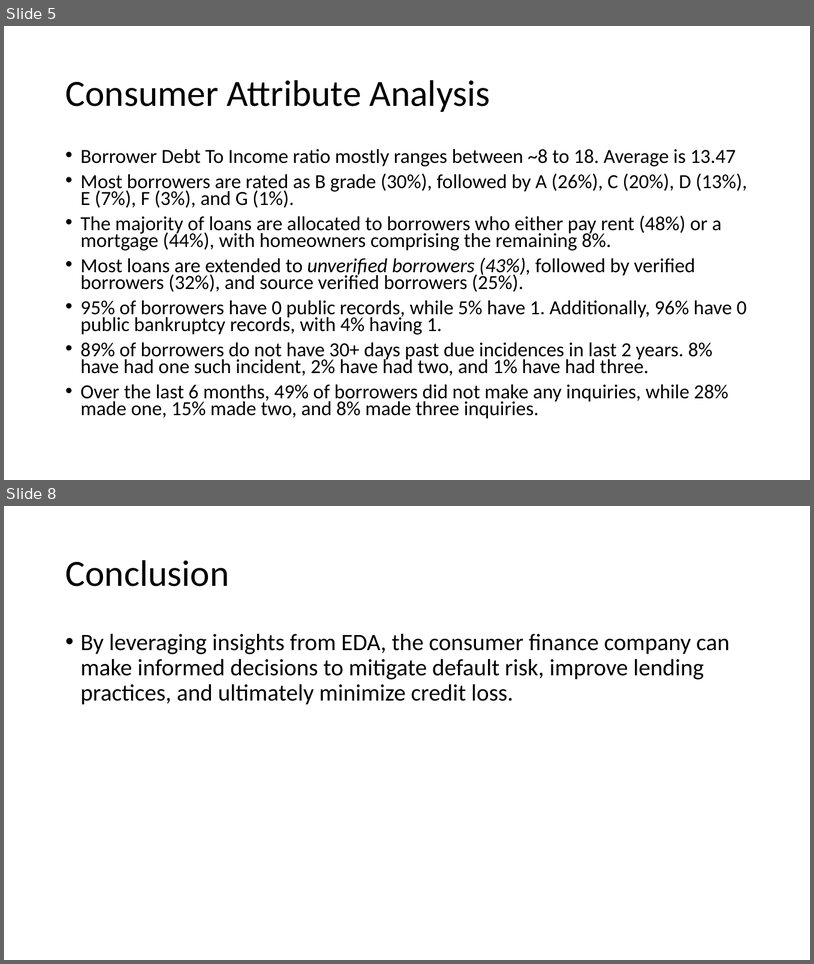
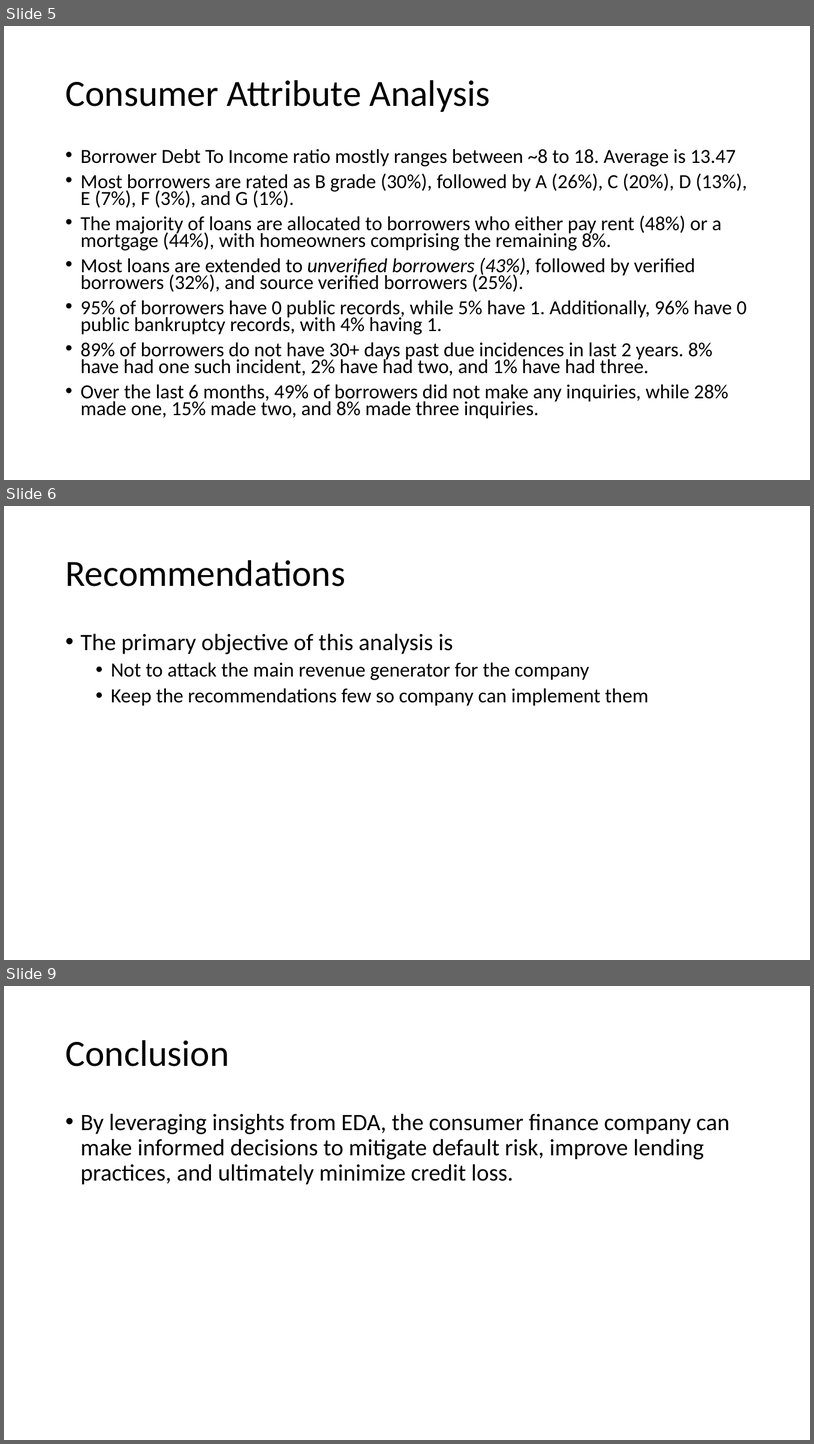
Before and after one commit to sivavaddadi/LendingClubCaseStudy, a slide deck: Lending_Club_Case_Study.pptx. Shown one above the other, each under a label of ours: slides 5 and 8 before the commit, slides 5, 6 and 9 after it; the slides between them are not shown. The pictures are 814x964 and 814x1444 pixels, drawn with LibreOffice and Linux fonts; fonts in the diff are those of the drawing. Boxes give left, top, right and bottom in pixels: in the first picture for what was removed or moved away, otherwise in the second. Text is boxed around its words. In the diff, an @@ line names an element or a change of style, - is before the commit and + after.

Commit message:
updated analysis report

```diff
--- a/Lending_Club_Case_Study.pptx
+++ b/Lending_Club_Case_Study.pptx
@@ slide 6 added at [4, 506, 810, 960], background #FFFFFF @@
@@ title added at [65, 560, 345, 586], 44 pt, text #000000 @@
+Recommendations
@@ text added at [81, 633, 648, 706], 24 pt, text #000000 @@
+• The primary objective of this analysis is
+  • Not to attack the main revenue generator for the company
+  • Keep the recommendations few so company can implement them
@@ what was slide 8 is now slide 9 @@
```
Also in this commit, not shown: 3 slides changed.
